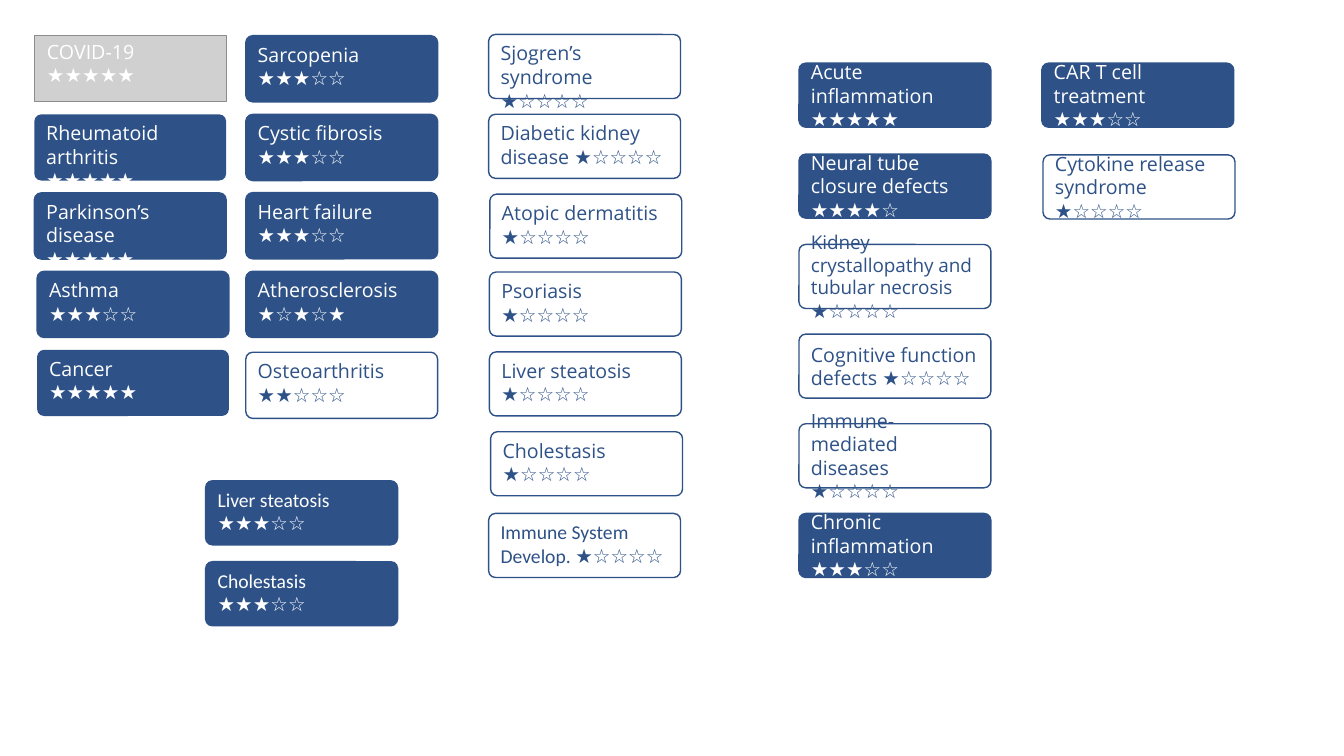
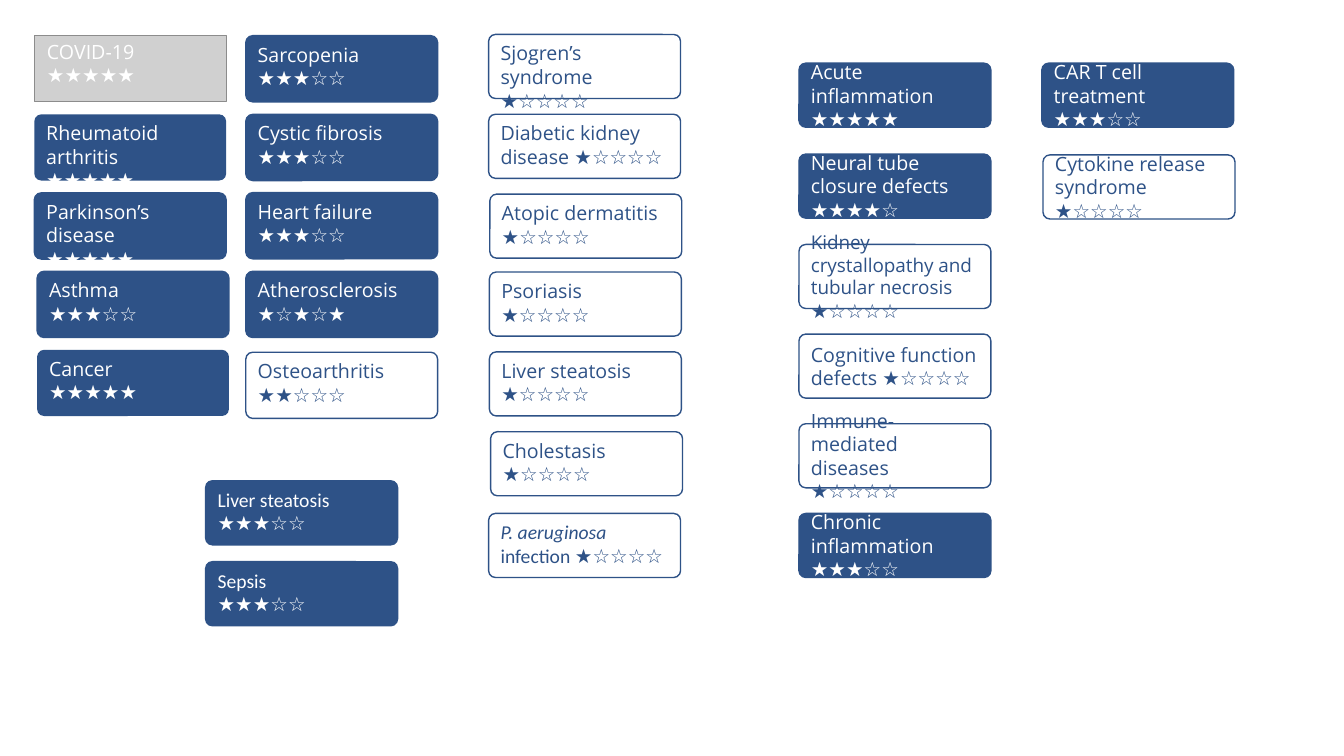
Before and after one commit to disease-maps/disease-maps.github.io, a slide deck: slide 1 of images/projects/buttons08.pptx. Drawn at 1344x756 pixels with LibreOffice and Linux fonts; fonts in the diff are those of the drawing; grey boxes stand for pictures. Boxes give left, top, right and bottom in pixels: in the first picture for what was removed or moved away, otherwise in the second. Text is boxed around its words. In the diff, an @@ line names an element or a change of style, - is before the commit and + after.

```diff
--- a/images/projects/buttons08.pptx
+++ b/images/projects/buttons08.pptx
@@ text in rounded rectangle at box(501, 525, 607, 563): text changed @@
-Immune System
-Develop. ★☆☆☆☆
+P. aeruginosa infection ★☆☆☆☆
@@ text in rounded rectangle at box(218, 574, 267, 591): text changed @@
-Cholestasis
+Sepsis
```
Also in this commit, not shown: 4 other files.
